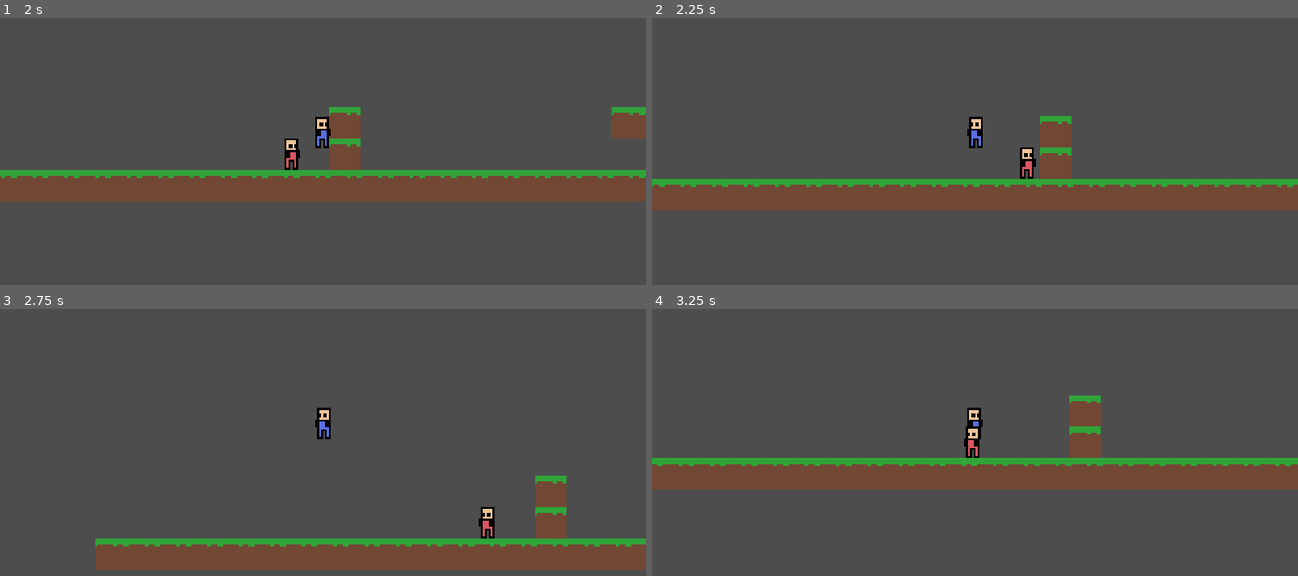
Above: before the commit, frames 1-4 (two rows, left to right).
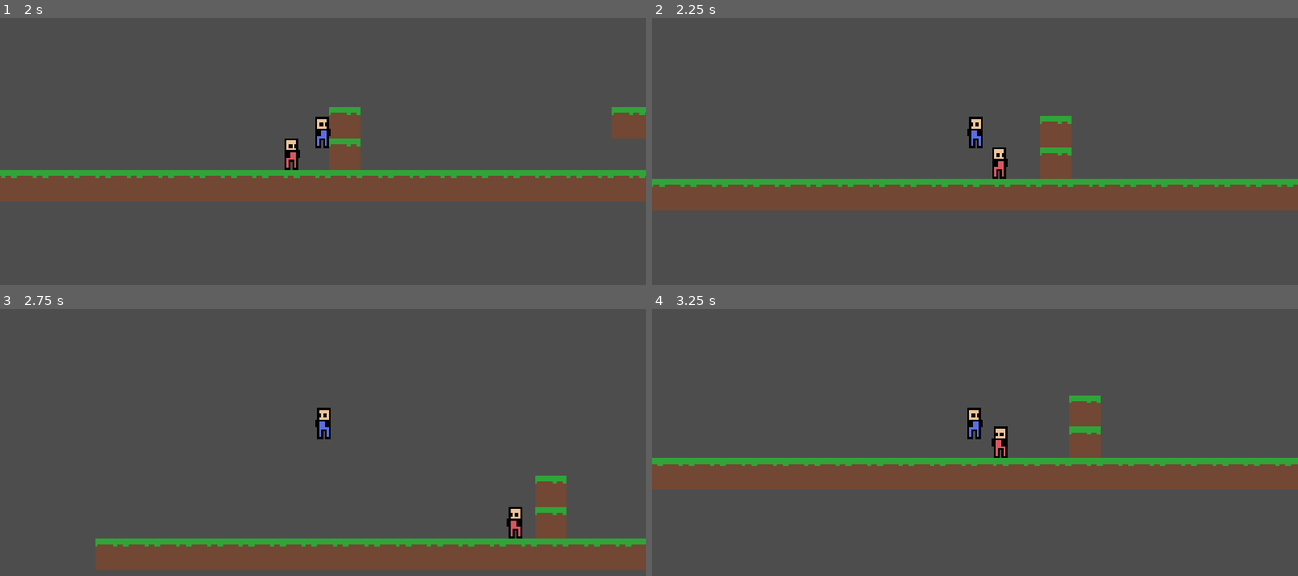
Above: after the commit, the same moments.

Repository: Danon329/InnerTurmoil
Game: Godot game, scene res://scenes/levels/BaseScene.tscn
The game is run twice, just before and just after one commit, with the same random seed, the same clock (stepped at 60 frames per second) and the same inputs.
Inputs:
- Up to frame 1 (2 s): hold Space (jump) 0.53-1.28 s; hold D (right) from 0.53 s (still down); tap J (attack, bound only after the commit) at 0.6, 1.55 s; tap Space (jump) at 1.35, 1.52, 1.82 s
- Up to frame 2 (2.25 s): release D (right) at 2.03 s; hold A (left) from 2.03 s (still down); hold Space (jump) from 2.03 s (still down); tap J (attack, bound only after the commit) at 2.1 s
- Up to frame 3 (2.75 s): keep holding A (left); keep holding Space (jump)
- Up to frame 4 (3.25 s): release A (left) at 2.78 s; release Space (jump) at 2.78 s; hold D (right) from 2.78 s (still down); tap J (attack, bound only after the commit) at 2.85 s; tap Space (jump) at 3.02 s

Frame 1 is identical in both runs. In frame 2, 0.5% of the frame differs, in the area x 52-60%, y 48-61%; in frame 3, 0.5%; in frame 4, 0.5%.

Commit message:
First fighting mechanic

Diff:
--- /dev/null
+++ b/InnerTurmoil/globals/SignalManager.gd
@@ -0,0 +1,3 @@
+extends Node
+
+signal player_attacked(damage: int, dir_x: float)
--- a/InnerTurmoil/project.godot
+++ b/InnerTurmoil/project.godot
@@ -14,6 +14,10 @@
 run/main_scene="uid://bq4btdnfcke1k"
 config/features=PackedStringArray("4.4", "Forward Plus")
 config/icon="res://icon.svg"
+
+[autoload]
+
+SignalManager="*res://globals/SignalManager.gd"
 
 [display]
 
@@ -51,6 +55,11 @@
 "events": [Object(InputEventKey,"resource_local_to_scene":false,"resource_name":"","device":-1,"window_id":0,"alt_press …(195 unchanged characters)…
 ]
 }
+attack={
+"deadzone": 0.2,
+"events": [Object(InputEventKey,"resource_local_to_scene":false,"resource_name":"","device":-1,"window_id":0,"alt_pressed":false,"shift_pressed":false,"ctrl_pressed":false,"meta_pressed":false,"pressed":false,"keycode":0,"physical_keycode":74,"key_label":0,"unicode":106,"location":0,"echo":false,"script":null)
+]
+}
 
 [layer_names]
 
--- a/InnerTurmoil/scenes/entities/enemy/EnemyComponent.gd
+++ b/InnerTurmoil/scenes/entities/enemy/EnemyComponent.gd
@@ -2,6 +2,7 @@
 extends Node
 
 enum Type {
+	DEFAULT,
 	NORMAL,
 	AGGRESSIVE,
 	FLYING,
@@ -13,20 +14,31 @@
 @export var sprite: Sprite2D # change sprite to animated
 @export var hit_box: Area2D
 @export var enemy_type: Type
+@export var timer: Timer
 
 @export_category("Details")
 @export var lives: int = 3
 @export var damage: int = 1
 @export var speed: float = 150.0
 @export var jump: float = -200.0
+@export var pushback: float = 900.0
 
 const GRAVITY: float = 400.0
 const MAX_FALL: float = 800.0
 
 var _just_turned: bool = false
+var _timer_going: bool = false
+var _changing_speed: bool = false
+
+func _ready() -> void:
+	timer.timeout.connect(on_timer_timeout)
+	SignalManager.player_attacked.connect(on_player_attacked)
+
 
 func process_body(delta: float) -> void:
 	match enemy_type:
+		Type.DEFAULT:
+			pass
 		Type.NORMAL:
 			physics_normal(delta)
 			enemy.move_and_slide()
@@ -45,13 +57,53 @@
 
 	match enemy_type:
 		Type.NORMAL:
-			enemy.velocity.x = speed if !sprite.flip_h else -speed
+			logic_normal()
 		Type.AGGRESSIVE:
 			pass
 
+
+func logic_normal() -> void:
+	if !_changing_speed:
+		enemy.velocity.x = speed if !sprite.flip_h else -speed
+
+	if !_timer_going:
+		_timer_going = true
+		timer.start(randf_range(4.0, 7.0))
 
 
 func checks_normal() -> void:
 	if enemy.is_on_wall() or !enemy.ray_cast_2d.is_colliding():
 		sprite.flip_h = !sprite.flip_h
 		enemy.ray_cast_2d.position.x = -enemy.ray_cast_2d.position.x
+
+
+func slow_down_tween() -> Tween:
+	var tween: Tween = create_tween()
+	tween.tween_property(enemy, "velocity", Vector2.ZERO, 0.7)
+	return tween
+
+
+func accelerate_tween() -> Tween:
+	var tween: Tween = create_tween()
+	tween.tween_property(enemy, "velocity", Vector2(speed if !sprite.flip_h else -speed, 0), 1.0)
+	return tween
+
+
+func on_timer_timeout() -> void:
+	match enemy_type:
+		Type.NORMAL:
+			_changing_speed = true
+			await slow_down_tween().finished
+			await get_tree().create_timer(1.0).timeout
+			await accelerate_tween().finished
+			_changing_speed = false
+			_timer_going = false
+
+
+func on_player_attacked(damage: int, dir_x: float) -> void:
+	timer.stop()
+	lives -= damage
+	enemy.velocity.x += pushback * dir_x
+	enemy.move_and_slide()
+	if lives <= 0:
+		owner.call_deferred("queue_free")
--- a/InnerTurmoil/scenes/entities/enemy/normal/EnemyNormal.tscn
+++ b/InnerTurmoil/scenes/entities/enemy/normal/EnemyNormal.tscn
@@ -15,10 +15,12 @@
 collision_layer = 0
 script = ExtResource("1_5uet2")
 
-[node name="EnemyComponent" parent="." node_paths=PackedStringArray("enemy", "sprite", "hit_box") instance=ExtResource("1_xbsex")]
+[node name="EnemyComponent" parent="." node_paths=PackedStringArray("enemy", "sprite", "timer") instance=ExtResource("1_xbsex")]
 enemy = NodePath("..")
 sprite = NodePath("../Sprite2D")
-hit_box = NodePath("../HitBox")
+enemy_type = 1
+timer = NodePath("../StopTimer")
+lives = 10
 speed = 50.0
 
 [node name="Sprite2D" type="Sprite2D" parent="."]
@@ -36,5 +38,8 @@
 shape = SubResource("RectangleShape2D_5uet2")
 
 [node name="RayCast2D" type="RayCast2D" parent="."]
-position = Vector2(9, 0)
+position = Vector2(24, 0)
 target_position = Vector2(0, 30)
+
+[node name="StopTimer" type="Timer" parent="."]
+one_shot = true
--- a/InnerTurmoil/scenes/entities/player/Player.tscn
+++ b/InnerTurmoil/scenes/entities/player/Player.tscn
@@ -12,14 +12,21 @@
 radius = 3.0
 height = 12.0
 
+[sub_resource type="CapsuleShape2D" id="CapsuleShape2D_30dhn"]
+radius = 8.0
+height = 46.0
+
 [node name="Player" type="CharacterBody2D"]
 collision_layer = 0
 collision_mask = 33
 script = ExtResource("1_afppm")
 
-[node name="PlayerComponent" parent="." node_paths=PackedStringArray("player", "sprite") instance=ExtResource("2_n1xdv")]
+[node name="PlayerComponent" parent="." node_paths=PackedStringArray("player", "sprite", "hit_box", "attack_area") instance=ExtResource("2_n1xdv")]
+unique_name_in_owner = true
 player = NodePath("..")
 sprite = NodePath("../Sprite2D")
+hit_box = NodePath("../HitBox")
+attack_area = NodePath("../SwordArea")
 
 [node name="Sprite2D" type="Sprite2D" parent="."]
 texture = ExtResource("1_tlaso")
@@ -30,7 +37,7 @@
 
 [node name="HitBox" type="Area2D" parent="."]
 collision_layer = 2
-collision_mask = 0
+collision_mask = 8
 
 [node name="CollisionShape2D" type="CollisionShape2D" parent="HitBox"]
 position = Vector2(0, 1)
@@ -39,4 +46,12 @@
 [node name="Camera2D" type="Camera2D" parent="."]
 zoom = Vector2(7, 7)
 
+[node name="SwordArea" type="Area2D" parent="."]
+collision_layer = 4
+collision_mask = 8
+
+[node name="SwordCollision" type="CollisionShape2D" parent="SwordArea"]
+rotation = 1.5708
+shape = SubResource("CapsuleShape2D_30dhn")
+
 [connection signal="area_entered" from="HitBox" to="PlayerComponent" method="_on_hit_box_area_entered"]
--- a/InnerTurmoil/scenes/entities/player/PlayerComponent.gd
+++ b/InnerTurmoil/scenes/entities/player/PlayerComponent.gd
@@ -7,19 +7,33 @@
 }
 
 # Variables that are changeable
+@export_category("Setup")
 @export var player: Player
 @export var sprite: Sprite2D # change for animated sprite
+@export var hit_box: Area2D
+@export var attack_area: Area2D
+
+@export_category("Details")
+@export var health: int = 3
+@export var speed: float = 150.0
+@export var jump: float = -200.0
+@export var attack: int = 1
+@export var pushback: float = 600.0
 
 const GRAVITY: float = 400.0
 const MAX_FALL: float = 800.0
 
-var speed: float = 150.0
-var jump: float = -200.0
 var _jumped: bool = false
 var _current_state: State = State.PLAY
+var _attackable: bool = false
 
 func _unhandled_input(event: InputEvent) -> void:
 	pass
+
+func _ready() -> void:
+	hit_box.area_entered.connect(on_hit_box_entered)
+	attack_area.area_entered.connect(on_attack)
+	attack_area.area_exited.connect(on_exit)
 
 
 func process_body(delta: float) -> void:
@@ -29,8 +43,11 @@
 			if !player.is_on_floor():
 				player.velocity.y += GRAVITY * delta
 
+
+
 			movement_input()
 			fall_out_of_bounds()
+			attack_input()
 			player.move_and_slide()
 		State.STOP:
 			pass
@@ -54,18 +71,30 @@
 		sprite.flip_h = player.velocity.x < 0
 
 
+
 func fall_out_of_bounds() -> void:
 	if player.position.y >= MAX_FALL:
 		owner.queue_free()
 
 
-func attack() -> void:
-	pass
+func attack_input() -> void:
+	if _attackable and Input.is_action_just_pressed("attack"):
+		SignalManager.player_attacked.emit(attack, 1 if !sprite.flip_h else -1)
+		print("Attack")
+		# player.velocity.x = pushback if sprite.flip_h else -pushback
 
 
 func take_damage() -> void:
 	pass
 
 
-func _on_hit_box_area_entered(area: Area2D) -> void:
-	take_damage()
+func on_hit_box_entered(area: Area2D) -> void:
+	print("Damage")
+
+
+func on_attack(area: Area2D) -> void:
+	_attackable = true
+
+
+func on_exit(area: Area2D) -> void:
+	_attackable = false
--- a/InnerTurmoil/scenes/items/ItemComponent.gd
+++ b/InnerTurmoil/scenes/items/ItemComponent.gd
@@ -24,7 +24,7 @@
 			petal_aquired.emit()
 			owner.set_deferred("monitorable", false)
 			owner.set_deferred("monitoring", false)
-			# await tween_petal().finished
+			await tween_petal(Vector2.ZERO).finished
 			owner.queue_free()
 		Type.HEALTH_ITEM:
 			health_item_aquired.emit()
Not shown, added: InnerTurmoil/globals/SignalManager.gd.uid
Not shown: 1 places in InnerTurmoil/scenes/entities/player/Player.tscn that only renumber resources
